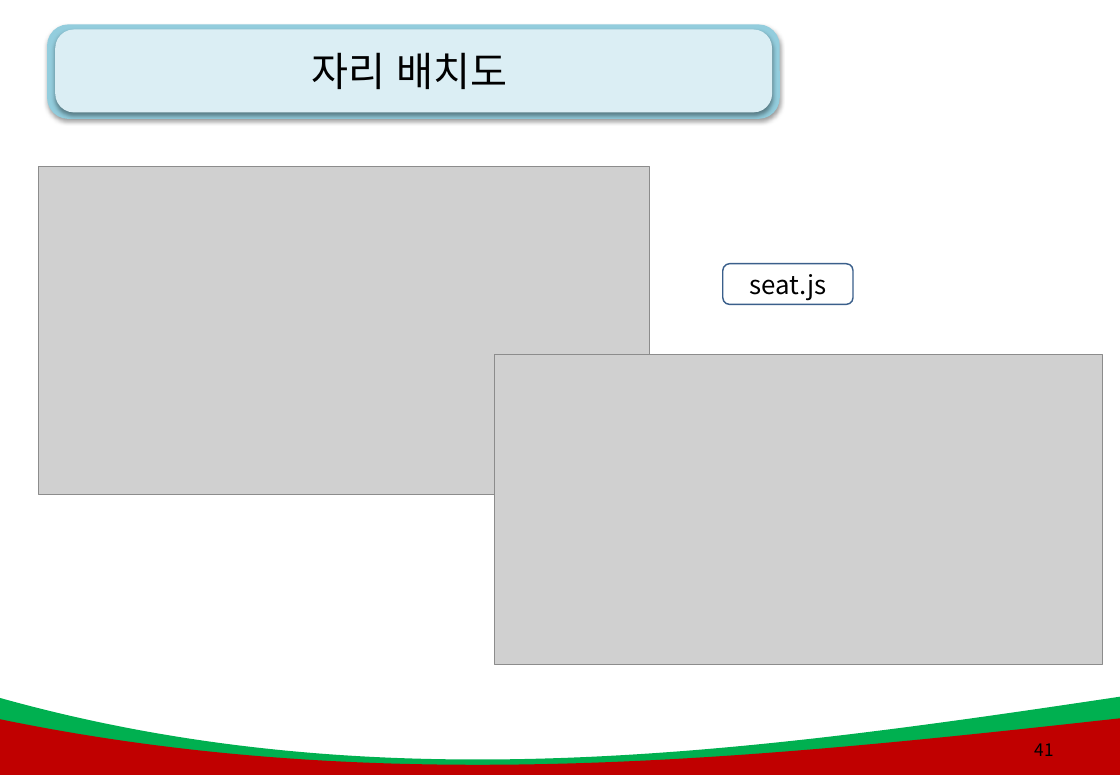
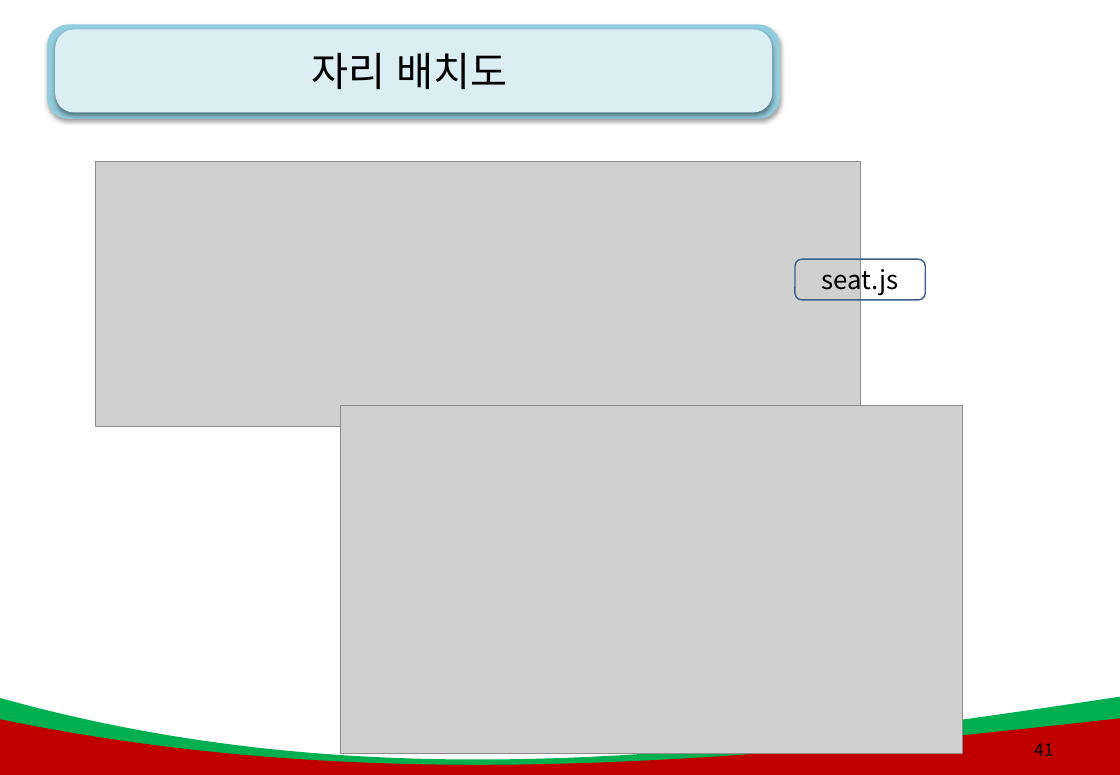
Before and after one commit to kiyongee2/green_project_web, a slide deck: slide 41 of js_ppt/3강. js_제어문(조건,반복).pptx. Drawn at 1120x775 pixels with LibreOffice and Linux fonts; fonts in the diff are those of the drawing; grey boxes stand for pictures; background and template pictures are left out. Boxes give left, top, right and bottom in pixels: in the first picture for what was removed or moved away, otherwise in the second. Text is boxed around its words. In the diff, an @@ line names an element or a change of style, - is before the commit and + after.

```diff
--- a/js_ppt/3강. js_제어문(조건,반복).pptx
+++ b/js_ppt/3강. js_제어문(조건,반복).pptx
@@ picture: place and size @@
-picture at bbox=[39, 167, 650, 495]
+picture at bbox=[96, 162, 860, 427]
@@ rounded rectangle "seat.js": place and size @@
-rounded rectangle "seat.js" at bbox=[723, 264, 853, 304]
+rounded rectangle "seat.js" at bbox=[795, 260, 926, 300]
@@ picture removed at bbox=[495, 356, 1103, 665] @@
@@ picture added at bbox=[340, 405, 963, 754] @@
```
Also in this commit, not shown: 16 other slides changed, 47 other files.
